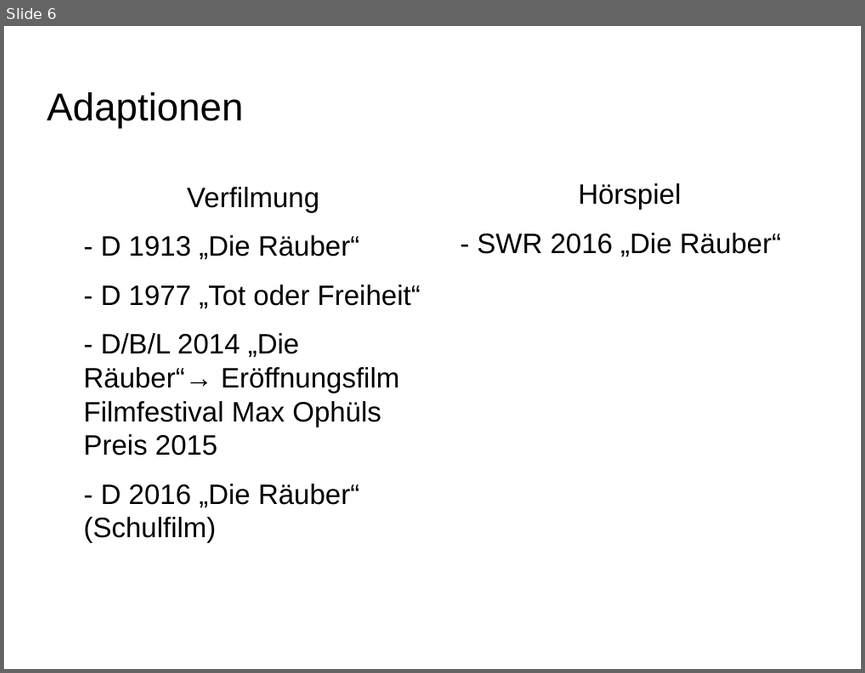
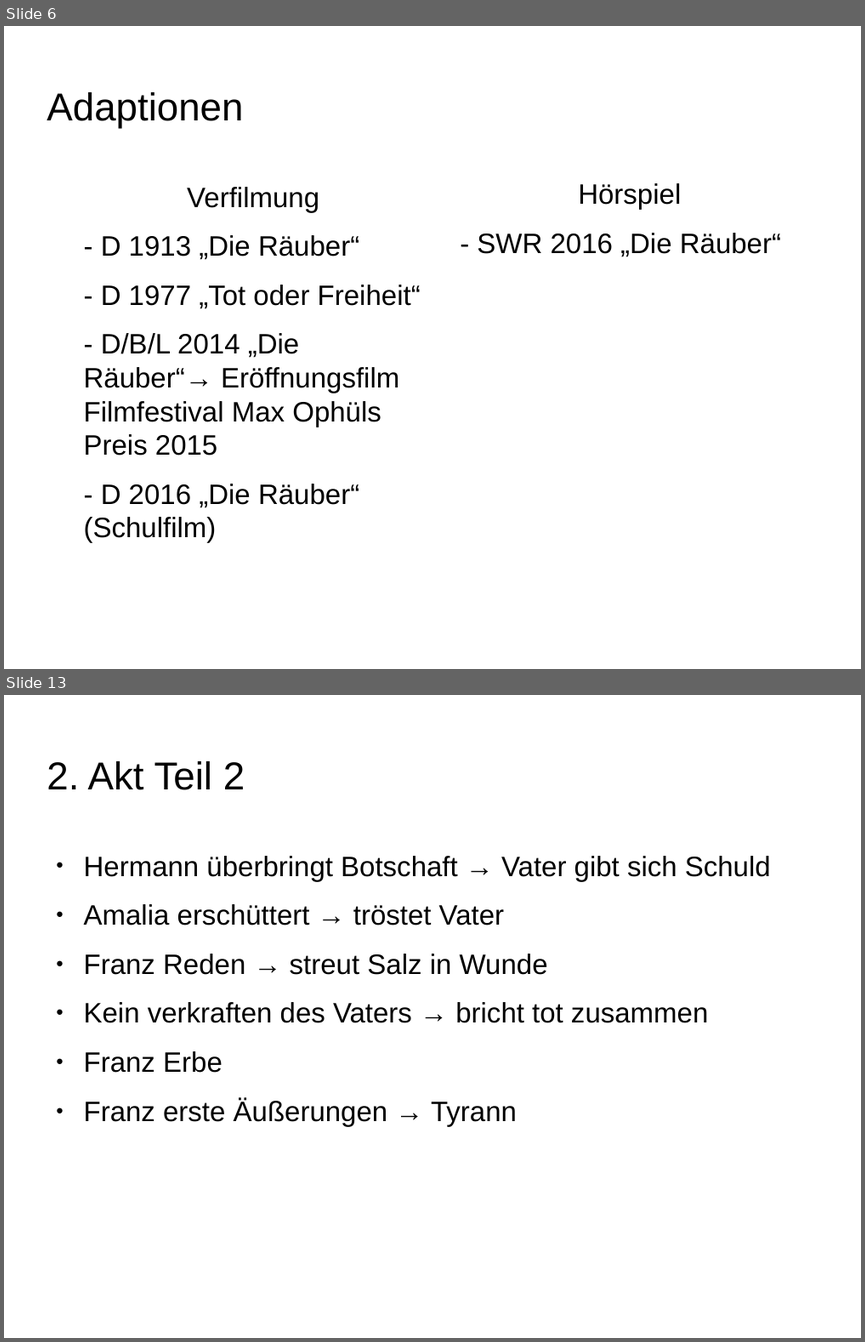
Before and after one commit to Galaxyqasar/Schule, a slide deck: Vortraege/Die_R-uber/Die_Raeuber.odp. Shown one above the other, each under a label of ours: slide 6 before the commit, slides 6 and 13 after it; the slides between them are not shown. The pictures are 865x673 and 865x1342 pixels, drawn with LibreOffice and Linux fonts; fonts in the diff are those of the drawing; background and template pictures are left out. Boxes give left, top, right and bottom in pixels: in the first picture for what was removed or moved away, otherwise in the second. Text is boxed around its words. In the diff, an @@ line names an element or a change of style, - is before the commit and + after.

```diff
--- a/Vortraege/Die_R-uber/Die_Raeuber.odp
+++ b/Vortraege/Die_R-uber/Die_Raeuber.odp
@@ slide 13 added at (4,695,861,1338), background picture (left out) @@
@@ title added at (46,761,245,790), 36 pt, text #000000 @@
+2. Akt Teil 2
@@ text added at (84,856,771,1126), 26 pt, text #000000 @@
+● Hermann überbringt Botschaft → Vater gibt sich Schuld
+● Amalia erschüttert → tröstet Vater
+● Franz Reden → streut Salz in Wunde
+● Kein verkraften des Vaters → bricht tot zusammen
+● Franz Erbe
+● Franz erste Äußerungen → Tyrann
```
Also in this commit, not shown: 2 slides changed, 15 other slides added.
